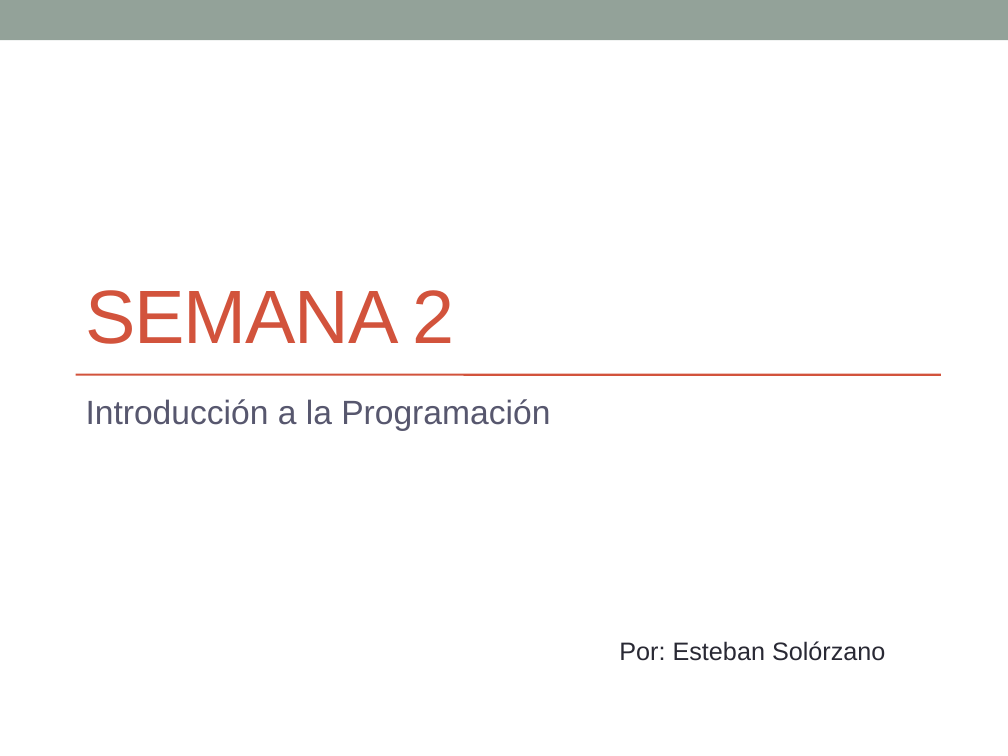
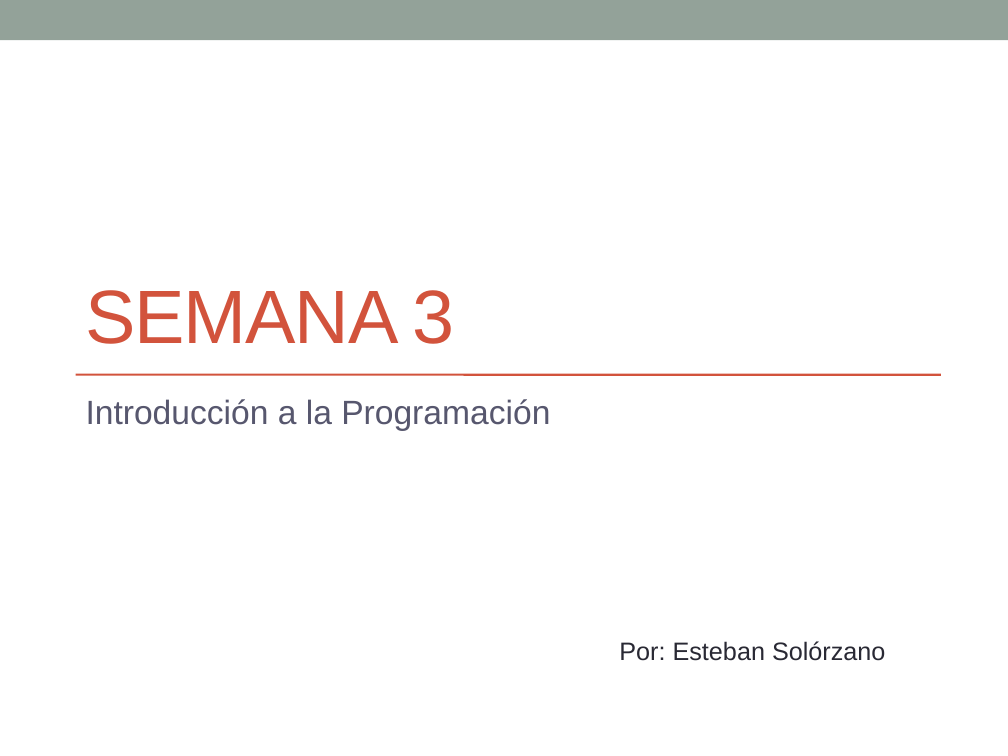
Before and after one commit to esolorzanob/UPI_Introduccion, a slide deck: slide 1 of Semana 3.pptx. Drawn at 1008x756 pixels with LibreOffice and Linux fonts; fonts in the diff are those of the drawing. Boxes give left, top, right and bottom in pixels: in the first picture for what was removed or moved away, otherwise in the second. Text is boxed around its words. In the diff, an @@ line names an element or a change of style, - is before the commit and + after.

```diff
--- a/Semana 3.pptx
+++ b/Semana 3.pptx
@@ text at [86, 290, 455, 344]: text changed @@
-SEMANA 2
+SEMANA 3
```
Also in this commit, not shown: 4 other slides changed.
